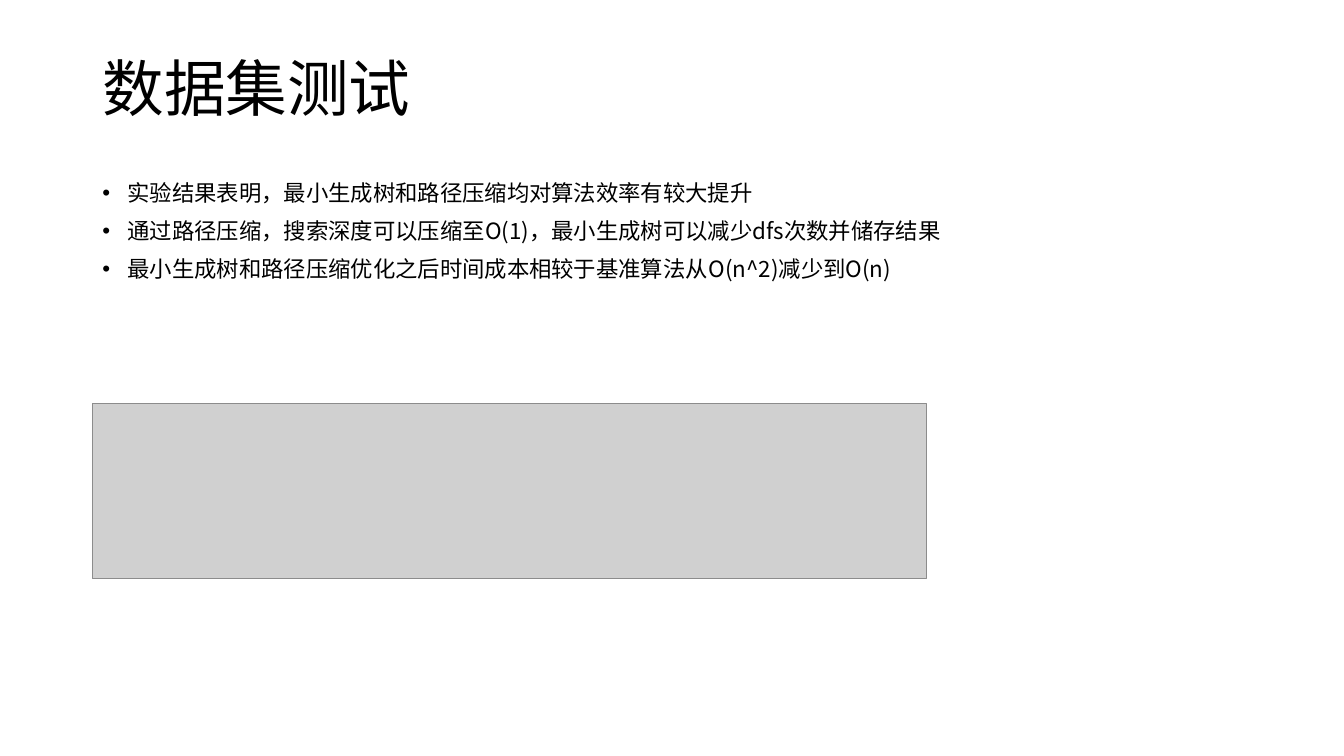
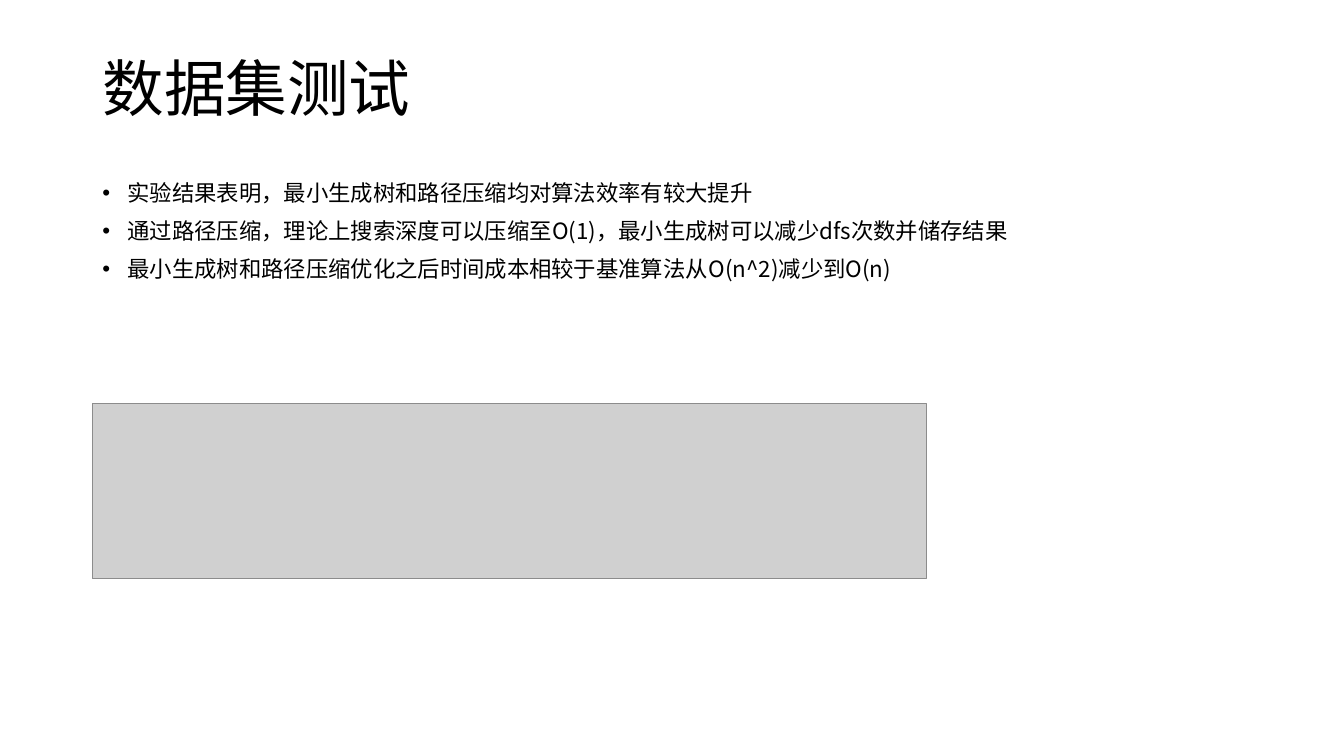
Before and after one commit to VirtualPuffer/Algorithm_Experiment, a slide deck: slide 9 of report/实验5/算法实验05.pptx. Drawn at 1344x756 pixels with LibreOffice and Linux fonts; fonts in the diff are those of the drawing; grey boxes stand for pictures. Boxes give left, top, right and bottom in pixels: in the first picture for what was removed or moved away, otherwise in the second. Text is boxed around its words. In the diff, an @@ line names an element or a change of style, - is before the commit and + after.

```diff
--- a/report/实验5/算法实验05.pptx
+++ b/report/实验5/算法实验05.pptx
@@ text at <box>128,220,1008,244</box>: text changed @@
-• 通过路径压缩，搜索深度可以压缩至O(1)，最小生成树可以减少dfs次数并储存结果
+• 通过路径压缩，理论上搜索深度可以压缩至O(1)，最小生成树可以减少dfs次数并储存结果
```
Also in this commit, not shown: 2 other slides changed, 1 slide added, 1 slide removed.
